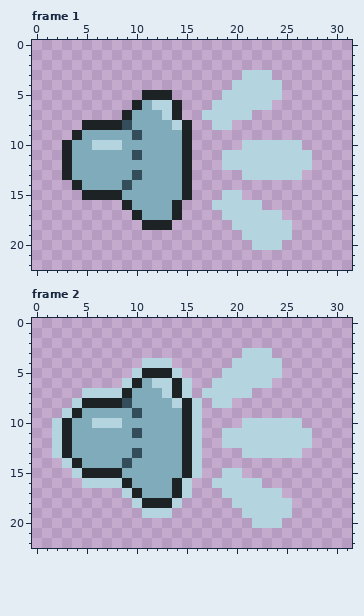
Pixel-art file -- Pixel Art/UI/volume - settings.aseprite. The picture above was drawn from the file before the commit.
32x23 pixels, 4 frames. Shown: frame 1, frame 2. The commit also changed other frames, which this record leaves out.
The same view after the edit:
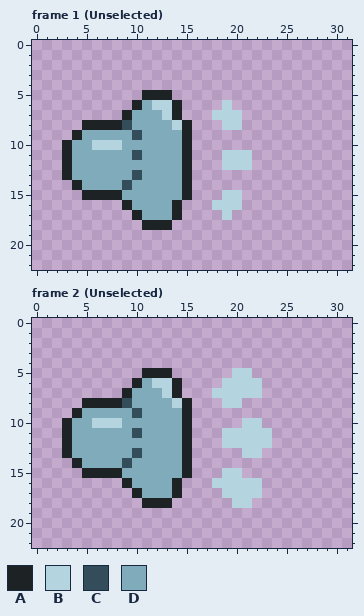
Palette (. is transparent): A #1d2225  B #b4d5e0  C #334d5b  D #7fabba
Difference:
--- frame 1 (Unselected), layer "Layer 1"
@@ x 15..29 @@
  2 ...............
- 3 ......BBB......
- 4 .....BBBBB.....
- 5 ....BBBBBB.....
- 6 ...BBBBBB......
- 7 ..BBBBB........
- 8 A..BB..........
+ 3 ...............
+ 4 ...............
+ 5 ...............
+ 6 ....B..........
+ 7 ...BBB.........
+ 8 A...BB.........
  9 A..............
-10 A.....BBBBBB...
-11 A...BBBBBBBBB..
-12 A...BBBBBBBBB..
-13 A.....BBBBBB...
+10 A..............
+11 A...BBB........
+12 A...BBB........
+13 A..............
 14 A..............
 15 A...BB.........
-16 ...BBBBB.......
-17 ....BBBBBB.....
-18 .....BBBBBB....
-19 ......BBBBB....
-20 .......BBB.....
+16 ...BBB.........
+17 ....B..........
+18 ...............
+19 ...............
+20 ...............
 21 ...............
--- frame 2 (Unselected), layer "Layer 1"
@@ x 0..31 @@
  2 ................................
- 3 .....................BBB........
- 4 ...........BBB......BBBBB.......
- 5 ..........BAAAB....BBBBBB.......
- 6 .........BADBBAB..BBBBBB........
- 7 .....BBBBADDDBAB.BBBBB..........
- 8 ....BAAAACDDDDBAB.BB............
- 9 ...BADDDDDCDDDDAB...............
-10 ..BADDBBBDDDDDDAB....BBBBBB.....
-11 ..BADDDDDDCDDDDAB..BBBBBBBBB....
-12 ..BADDDDDDDDDDDAB..BBBBBBBBB....
-13 ..BADDDDDDCDDDDAB....BBBBBB.....
-14 ...BADDDDCDDDDDAB...............
-15 ....BAAAADDDDDDAB..BB...........
-16 .....BBBBADDDDAB..BBBBB.........
-17 .........BADDDAB...BBBBBB.......
-18 ..........BAAAB.....BBBBBB......
-19 ...........BBB.......BBBBB......
-20 ......................BBB.......
+ 3 ................................
+ 4 ................................
+ 5 ...........AAA......BB..........
+ 6 ..........ADBBA....BBBB.........
+ 7 .........ADDDBA...BBBBB.........
+ 8 .....AAAACDDDDBA...BB...........
+ 9 ....ADDDDDCDDDDA................
+10 ...ADDBBBDDDDDDA.....BB.........
+11 ...ADDDDDDCDDDDA...BBBBB........
+12 ...ADDDDDDDDDDDA...BBBBB........
+13 ...ADDDDDDCDDDDA.....BB.........
+14 ....ADDDDCDDDDDA................
+15 .....AAAADDDDDDA...BB...........
+16 .........ADDDDA...BBBBB.........
+17 ..........ADDDA....BBBB.........
+18 ...........AAA......BB..........
+19 ................................
+20 ................................
 21 ................................
Where, in picture pixels (left, top, right, bottom), the same in both pictures:
changed: (202, 70, 312, 250)
changed: (52, 348, 312, 528)
